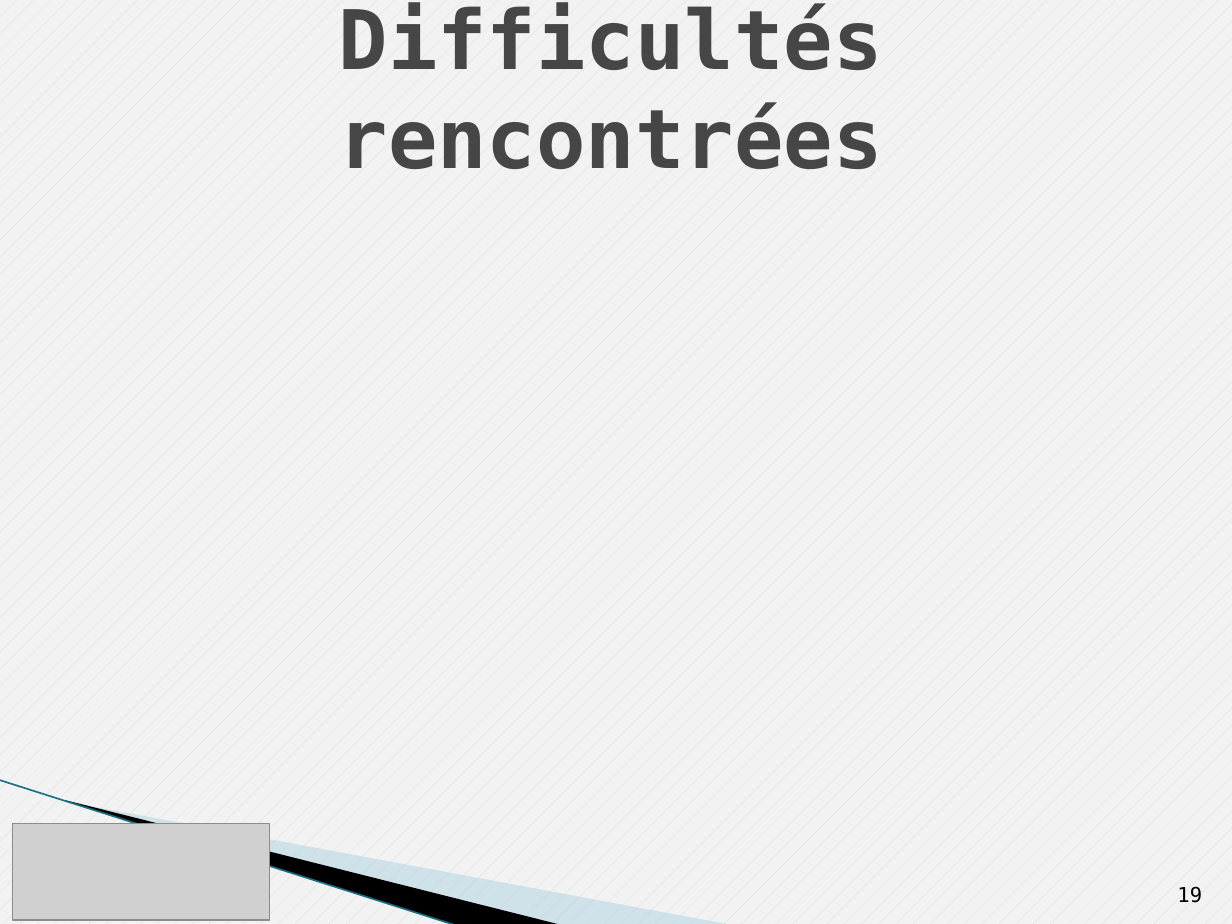
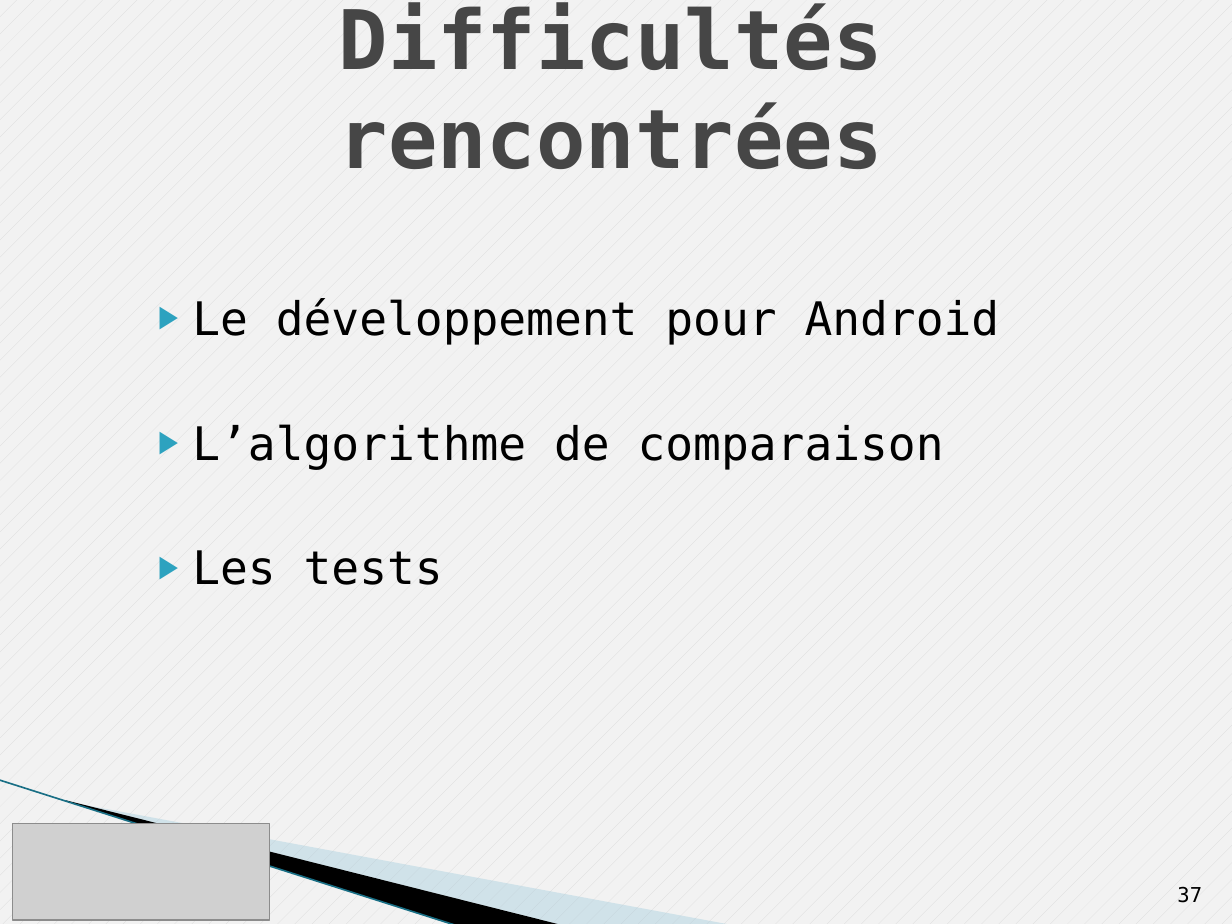
Before and after one commit to Tenacy/AndroidProject, a slide deck: slide 37 of Rapport/Presentation.pptx (slide 19 before the commit). Drawn at 1232x924 pixels with LibreOffice and Linux fonts; fonts in the diff are those of the drawing; grey boxes stand for pictures; background and template pictures are left out. Boxes give left, top, right and bottom in pixels: in the first picture for what was removed or moved away, otherwise in the second. Text is boxed around its words. In the diff, an @@ line names an element or a change of style, - is before the commit and + after.

```diff
--- a/Rapport/Presentation.pptx
+++ b/Rapport/Presentation.pptx
@@ text added at (192, 298, 1000, 585), 27 pt, text #000000 @@
+▶ Le développement pour Android
+▶ L’algorithme de comparaison
+▶ Les tests
@@ page number at (1177, 886, 1202, 903): text changed @@
-19
+37
```
Also in this commit, not shown: 8 other slides changed, 19 slides added, 1 slide removed, 1 other file.
